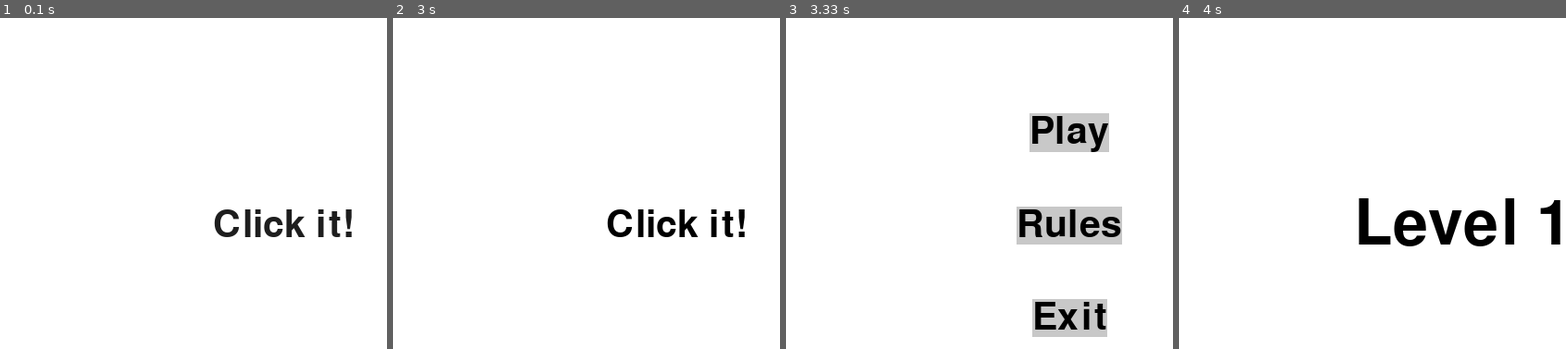
Above: before the commit, frames 1-4 (left to right).
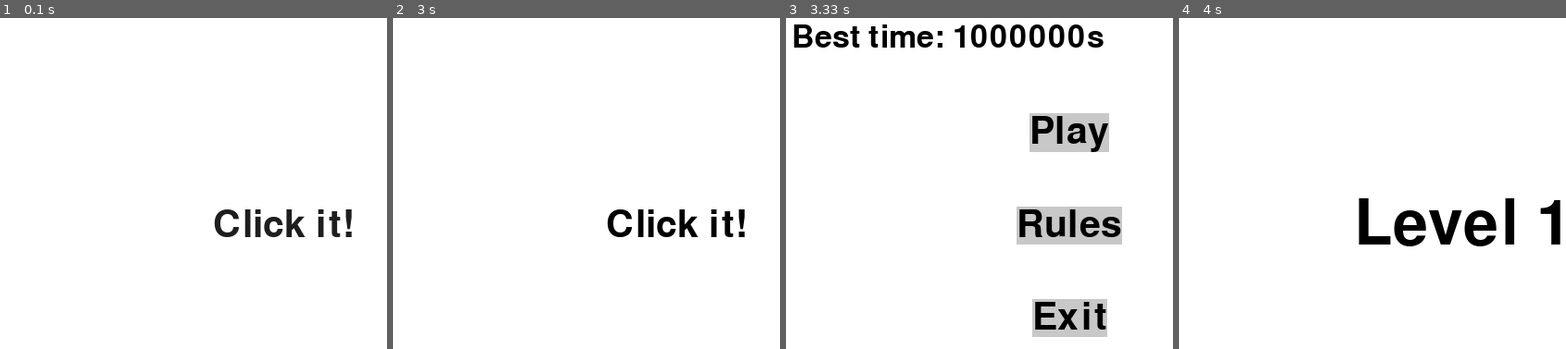
Above: after the commit, the same moments.

Repository: milan-kolar/hra-osu-pygame
Game: pygame game, started from Game OSU.py
Same seed, same stepped clock (60 frames per second), same inputs: the game is played once before the commit and once after it.
Inputs (mouse positions are in pixels of both pictures, inside the frame that each line leads up to):
- Up to frame 1 (0.1 s): no input
- Up to frame 2 (3 s): click (493, 157) at 1.38 s
- Up to frame 3 (3.33 s): no input
- Up to frame 4 (4 s): click "Play" at 3.72 s

Frames 1-2 are identical in both runs. In frame 3, 2.7% of the frame differs, in the area x 1-83%, y 1-9%; in frame 4, nothing differs.

Commit message:
Nejlepší čas v menu

Diff:
--- a/Game OSU.py
+++ b/Game OSU.py
@@ -416,6 +416,16 @@
     # Vyplnění pozadí černou barvou
     screen.fill(WHITE)
 
+    # Nastavení fontu a velikosti textu
+    best_time_font = pygame.font.Font(None, 50)
+    # Nastavení textu na základě levelu
+    text = best_time_font.render("Best time: {}s".format(time_read()), True, (0, 0, 0))
+    text_rect = text.get_rect()
+    text_rect.center = screen.get_rect().center
+    # Vykreslení textu na obrazovku
+    screen.blit(text, (20, 20))
+
+
     # Vykreslení tlačítek
     pygame.draw.rect(screen, GRAY, button_play_pos)
     screen.blit(button_play, button_play_pos)
